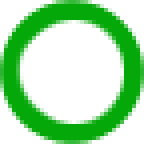
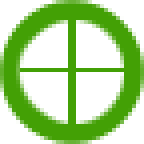
Before/after of a w=144, h=144 layered artwork. What changed in the layer stack:
painted on "Shape 1" over [left=0, top=0, right=144, bottom=144]
